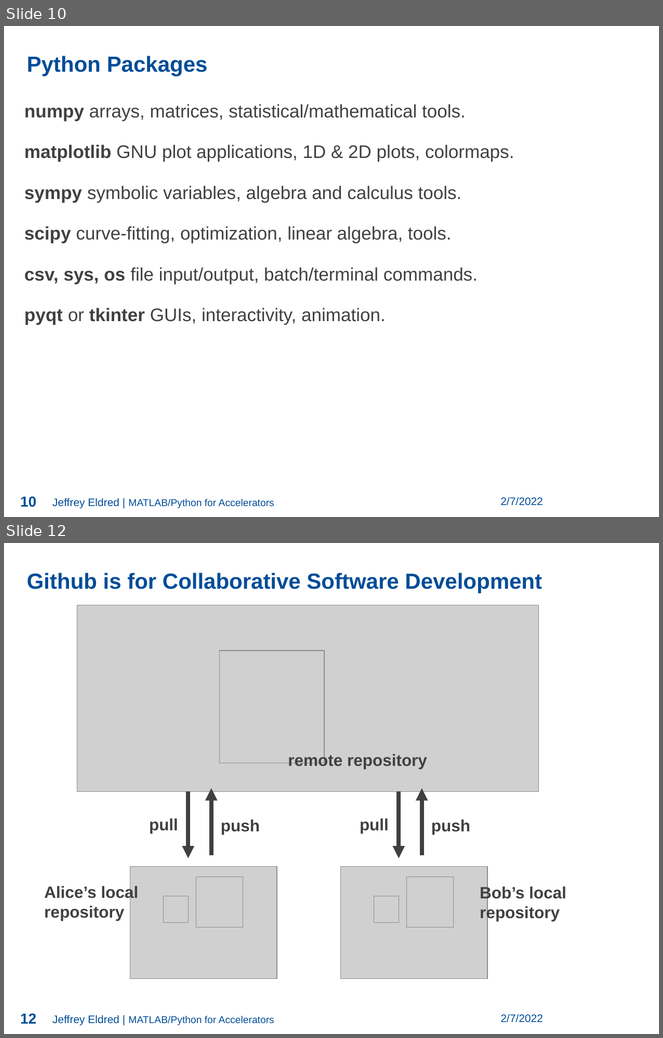
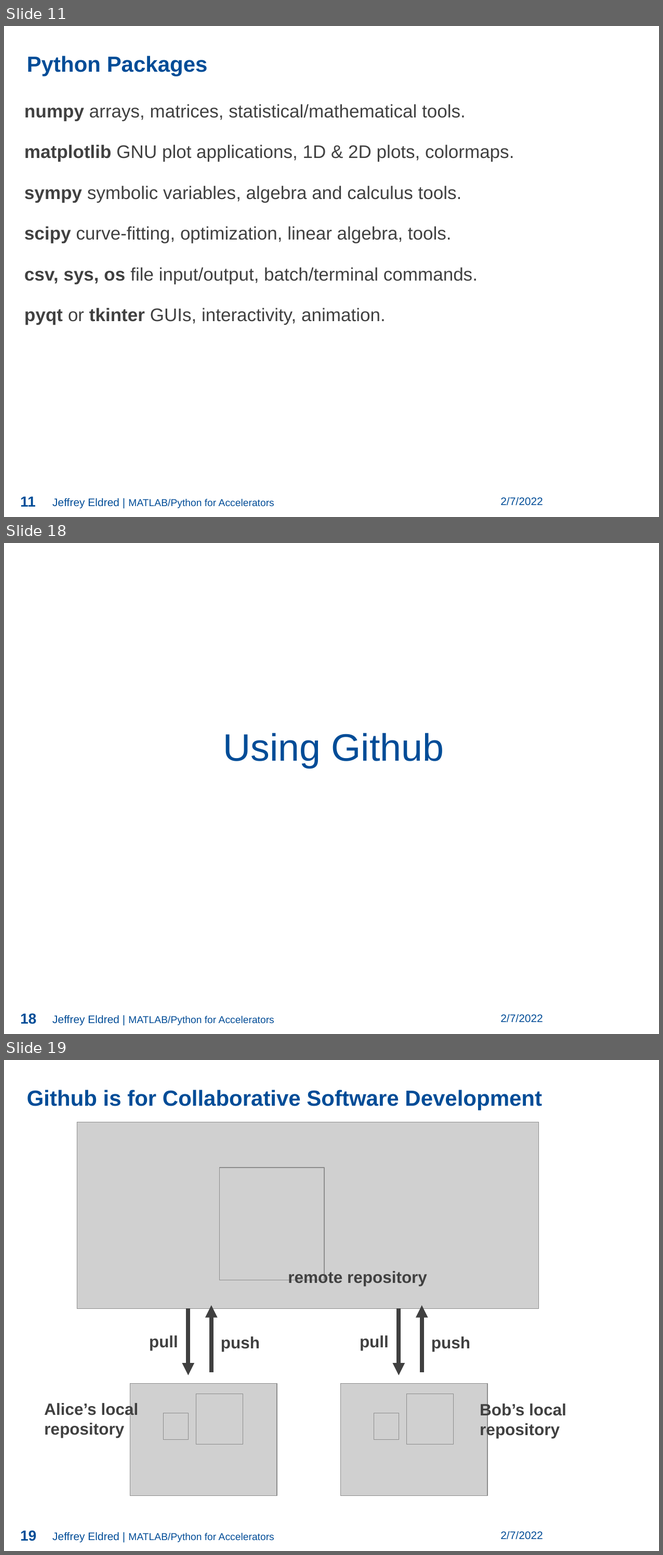
Before and after one commit to jseldred/USPAS_Python_2022, a slide deck: lectures/Eldred_1.pptx. Shown one above the other, each under a label of ours: slides 10 and 12 before the commit, slides 11, 18 and 19 after it; the slides between them are not shown. The pictures are 663x1038 and 663x1555 pixels, drawn with LibreOffice and Linux fonts; fonts in the diff are those of the drawing; grey boxes stand for pictures; background and template pictures are left out. Boxes give left, top, right and bottom in pixels: in the first picture for what was removed or moved away, otherwise in the second. Text is boxed around its words. In the diff, an @@ line names an element or a change of style, - is before the commit and + after.

```diff
--- a/lectures/Eldred_1.pptx
+++ b/lectures/Eldred_1.pptx
@@ slide 18 added at <box>4,543,659,1034</box>, background picture (left out) @@
@@ page number added at <box>550,543,623,565</box>, 18 pt, text #FFFFFF @@
+18
@@ page number added at <box>550,544,624,568</box>, 18 pt, text #FFFFFF @@
+18
@@ free added at <box>52,714,614,818</box>, 42 pt, text #004C97 @@
+Using Github
@@ page number added at <box>20,1014,36,1025</box>, 16 pt, text #004C97, bold @@
+18
@@ text added at <box>52,1015,274,1026</box>, 11 pt, text #004C97 @@
+Jeffrey Eldred | MATLAB/Python for Accelerators
@@ text added at <box>501,1014,543,1023</box>, 12 pt, text #004C97 @@
+2/7/2022
@@ what was slide 10 is now slide 11 @@
@@ page number at <box>20,497,36,507</box>: text changed @@
-10
+11
@@ what was slide 12 is now slide 19 @@
@@ page number at <box>20,1531,36,1542</box>: text changed @@
-12
+19
```
Also in this commit, not shown: 6 slides changed, 16 other slides added.
